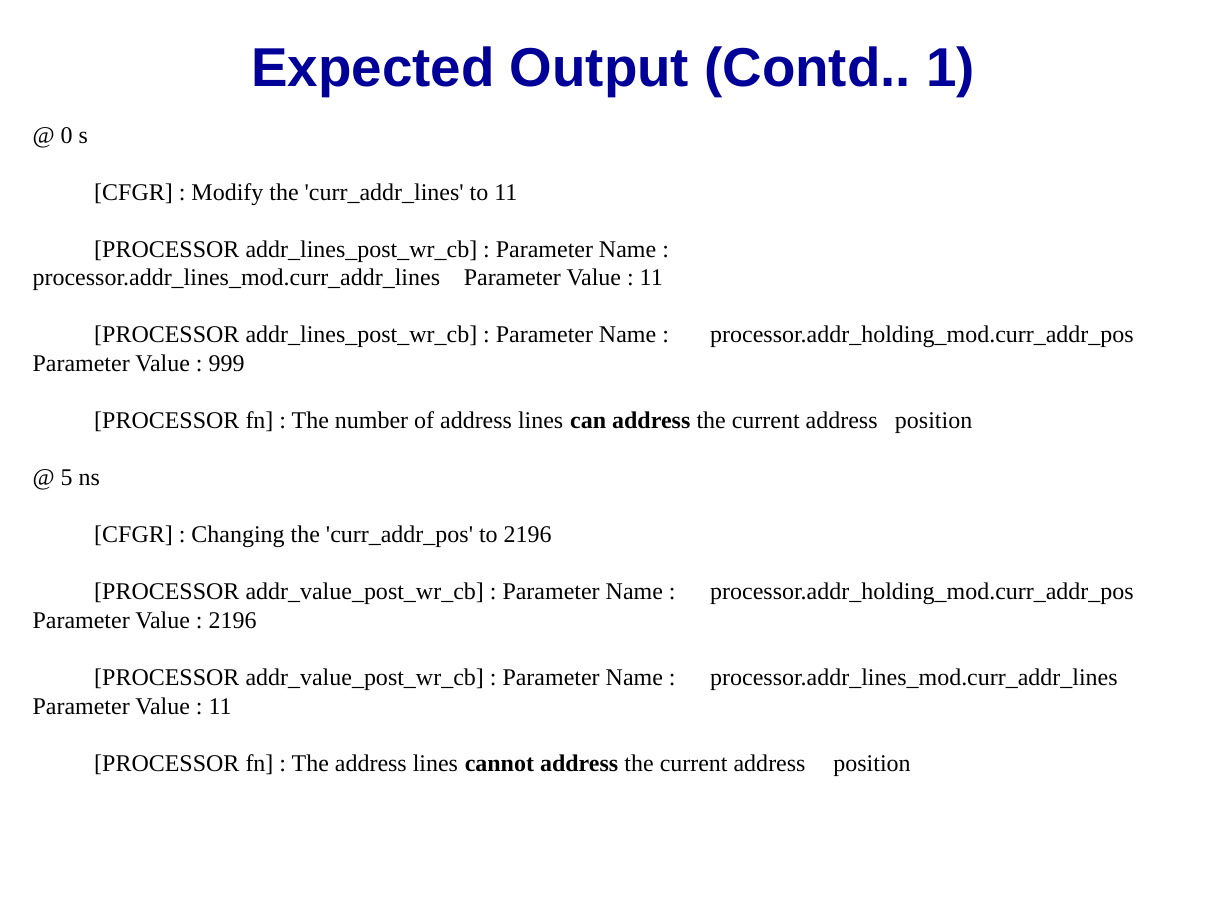
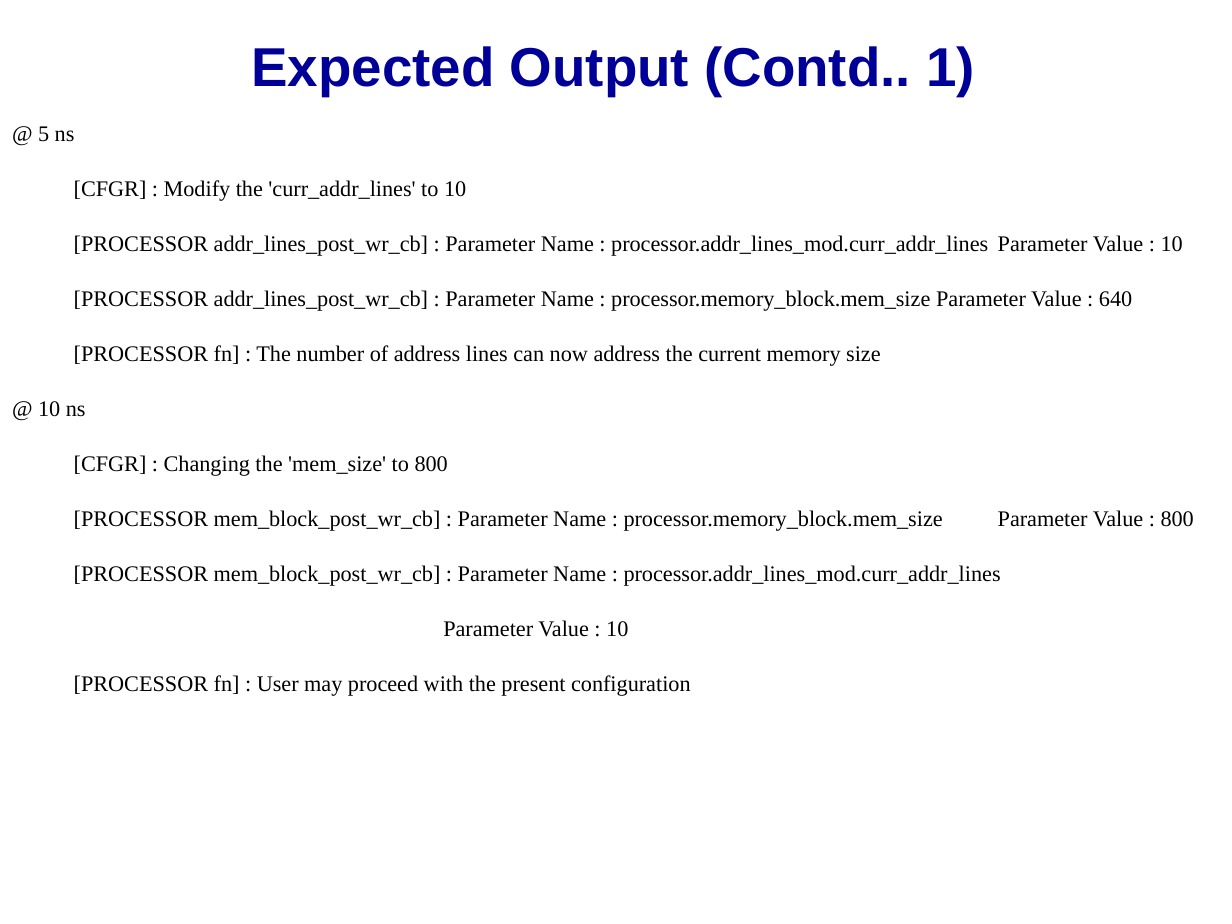
Before and after one commit to accellera-official/cci, a slide deck: slide 12 of examples/ex15_Inter_Parameter_Value_Constraints/docs/ex15_Inter_Parameter_Value_Constraints.ppt (slide 11 before the commit). Drawn at 1232x924 pixels with LibreOffice and Linux fonts; fonts in the diff are those of the drawing; background and template pictures are left out. Boxes give left, top, right and bottom in pixels: in the first picture for what was removed or moved away, otherwise in the second. Text is boxed around its words. In the diff, an @@ line names an element or a change of style, - is before the commit and + after.

```diff
--- a/examples/ex15_Inter_Parameter_Value_Constraints/docs/ex15_Inter_Parameter_Value_Constraints.ppt
+++ b/examples/ex15_Inter_Parameter_Value_Constraints/docs/ex15_Inter_Parameter_Value_Constraints.ppt
@@ free "@ 5 ns": place and size @@
-free "@ 5 ns" at <box>21,113,1212,843</box>
+free "@ 5 ns" at <box>0,113,1232,843</box>
@@ text in free at <box>33,127,1134,433</box>: paragraphs removed @@
-@ 0 s
-[CFGR] : Modify the 'curr_addr_lines' to 11
-[PROCESSOR addr_lines_post_wr_cb] : Parameter Name : processor.addr_lines_mod.curr_addr_lines Parameter Value : 11
-[PROCESSOR addr_lines_post_wr_cb] : Parameter Name : processor.addr_holding_mod.curr_addr_pos Parameter Value : 999
-[PROCESSOR fn] : The number of address lines can address the current address position
@@ text in free at <box>38,126,75,142</box>: size 14 to 13 pt in "@ 5 ns" @@
@@ text in free at <box>38,180,1194,696</box>: text changed; size 14 to 13 pt @@
-[CFGR] : Changing the 'curr_addr_pos' to 2196
-[PROCESSOR addr_value_post_wr_cb] : Parameter Name : processor.addr_holding_mod.curr_addr_pos Parameter Value : 2196
-[PROCESSOR addr_value_post_wr_cb] : Parameter Name : processor.addr_lines_mod.curr_addr_lines Parameter Value : 11
-[PROCESSOR fn] : The address lines cannot address the current address position
+[CFGR] : Modify the 'curr_addr_lines' to 10
+[PROCESSOR addr_lines_post_wr_cb] : Parameter Name : processor.addr_lines_mod.curr_addr_lines Parameter Value : 10
+[PROCESSOR addr_lines_post_wr_cb] : Parameter Name : processor.memory_block.mem_size Parameter Value : 640
+[PROCESSOR fn] : The number of address lines can now address the current memory size
+@ 10 ns
+[CFGR] : Changing the 'mem_size' to 800
+[PROCESSOR mem_block_post_wr_cb] : Parameter Name : processor.memory_block.mem_size Parameter Value : 800
+[PROCESSOR mem_block_post_wr_cb] : Parameter Name : processor.addr_lines_mod.curr_addr_lines
+Parameter Value : 10
+[PROCESSOR fn] : User may proceed with the present configuration
```
Also in this commit, not shown: 8 other slides changed, 1 slide added, 4 other files.
